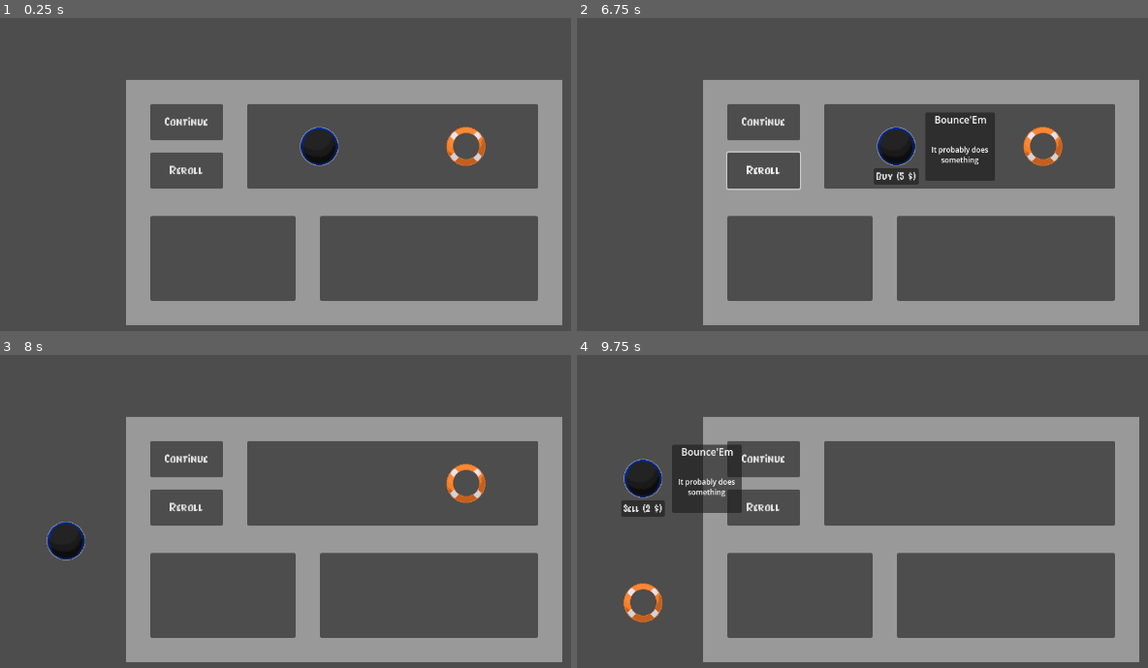
Above: before the commit, frames 1-4 (two rows, left to right).
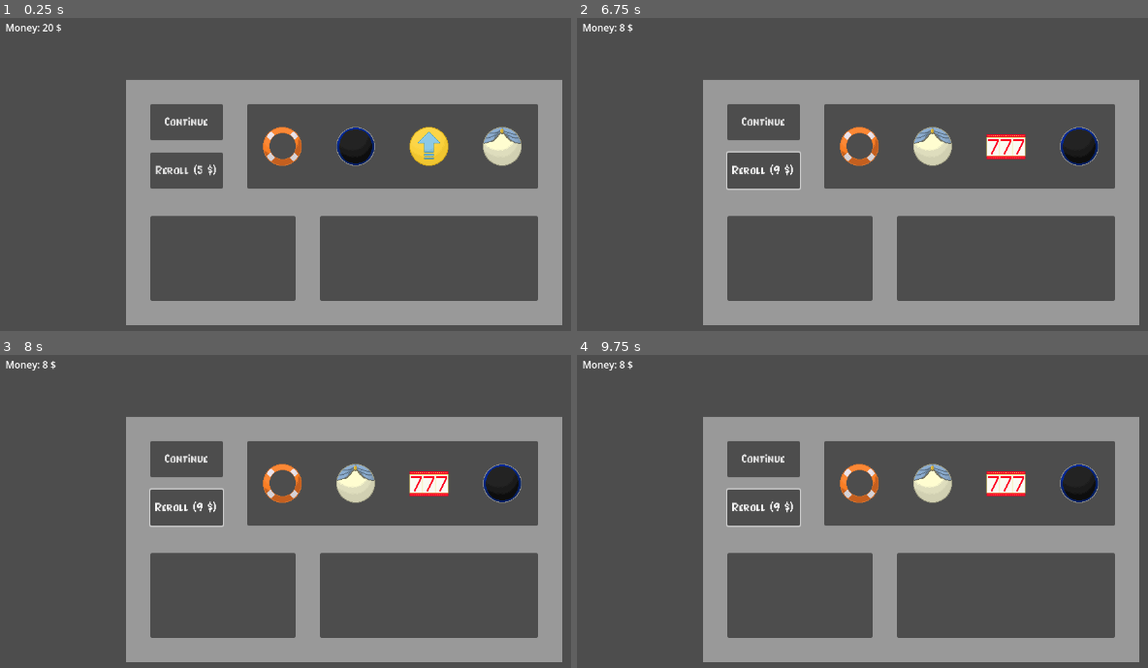
Above: after the commit, the same moments.

Repository: FiCeHo/Plink-go
Game: Godot game, scene res://shop/shop_screen.tscn
Same seed, same stepped clock (60 frames per second), same inputs: the game is played once before the commit and once after it. This scene is started directly instead of the project's main scene.
Inputs (mouse positions are in pixels of both pictures, inside the frame that each line leads up to):
- Up to frame 1 (0.25 s): no input
- Up to frame 2 (6.75 s): click "Reroll" (after the commit: "Reroll (5 $)") at 0.5 s; click "Reroll" (after the commit: "Reroll (7 $)") at 1.25 s; click "Reroll" (after the commit: "Reroll (9 $)") at 2 s; click "Continue" at 2.75 s; click "Continue" at 3.5 s; click "Reroll" (after the commit: "Reroll (9 $)") at 4.25 s; click "Continue" at 5 s; click "Reroll" (after the commit: "Reroll (9 $)") at 5.75 s; tap Enter at 6.5 s; move the mouse to (896, 146) at 6.52 s; click (896, 146) at 6.67 s
- Up to frame 3 (8 s): click (319, 514) at 7.25 s, where only the run before the commit has a clickable "Buy (5 $)"
- Up to frame 4 (9.75 s): tap Space at 8 s; move the mouse to (1045, 483) at 8.02 s; click (1045, 483) at 8.17 s; click (1045, 514) at 8.75 s, where only the run before the commit has a clickable "Buy (5 $)"; tap Enter at 9.5 s; move the mouse to (645, 477) at 9.52 s; click (645, 477) at 9.67 s

The runs differ from the first frame. In frame 1, 3.7% of the frame differs, in the area x 1-92%, y 1-51%; in frame 2, 5.9%; in frame 3, 3.8%; in frame 4, 6.7%, in the area x 1-92%, y 1-86%.

Commit message:
omegaprogress

Diff:
--- /dev/null
+++ b/plink-go!/perks/items/haggler.tres
@@ -0,0 +1,14 @@
+[gd_resource type="Resource" script_class="PerkData" load_steps=3 format=3 uid="uid://4llxpitktpjl"]
+
+[ext_resource type="Texture2D" uid="uid://bjeis7hrnddmk" path="res://assets/perks/HagglerPerk.png" id="1_74y23"]
+[ext_resource type="Script" uid="uid://7uoio7x1ilb0" path="res://perks/perk_data.gd" id="2_alpjf"]
+
+[resource]
+script = ExtResource("2_alpjf")
+id = "haggler"
+type = "perk"
+name = "Haggler"
+description = "Doubles the sell value of perks. Does not stack."
+icon = ExtResource("1_74y23")
+price = 7
+rarity = "uncommon"
--- /dev/null
+++ b/plink-go!/perks/items/havoc.tres
@@ -0,0 +1,14 @@
+[gd_resource type="Resource" script_class="PerkData" load_steps=3 format=3 uid="uid://cr8vci2htctp4"]
+
+[ext_resource type="Texture2D" uid="uid://q36wg3n7hfhe" path="res://assets/perks/HavocPerk.png" id="1_vh7ha"]
+[ext_resource type="Script" uid="uid://7uoio7x1ilb0" path="res://perks/perk_data.gd" id="2_ooyjr"]
+
+[resource]
+script = ExtResource("2_ooyjr")
+id = "havoc"
+type = "perk"
+name = "Havoc"
+description = "Allows perks to appear multiple times in the shop"
+icon = ExtResource("1_vh7ha")
+price = 11
+rarity = "epic"
--- /dev/null
+++ b/plink-go!/perks/items/jackpot.tres
@@ -0,0 +1,14 @@
+[gd_resource type="Resource" script_class="PerkData" load_steps=3 format=3 uid="uid://maudfdc2voj4"]
+
+[ext_resource type="Texture2D" uid="uid://c5lxqfm1ya8ec" path="res://assets/perks/JackpotPerk.png" id="1_7cus8"]
+[ext_resource type="Script" uid="uid://7uoio7x1ilb0" path="res://perks/perk_data.gd" id="2_drbya"]
+
+[resource]
+script = ExtResource("2_drbya")
+id = "jackpot"
+type = "perk"
+name = "Jackpot"
+description = "BIG WIN"
+icon = ExtResource("1_7cus8")
+price = 13
+rarity = "legendary"
--- /dev/null
+++ b/plink-go!/perks/items/point_booster.tres
@@ -0,0 +1,14 @@
+[gd_resource type="Resource" script_class="PerkData" load_steps=3 format=3 uid="uid://dd3fhcdduww3d"]
+
+[ext_resource type="Texture2D" uid="uid://b64psbu5fm4v5" path="res://assets/perks/PointBoosterPerk.png" id="1_xxopb"]
+[ext_resource type="Script" uid="uid://7uoio7x1ilb0" path="res://perks/perk_data.gd" id="2_m1owv"]
+
+[resource]
+script = ExtResource("2_m1owv")
+id = "point_booster"
+type = "perk"
+name = "Point Booster"
+description = "Boosts the points"
+icon = ExtResource("1_xxopb")
+price = 9
+rarity = "rare"
--- a/plink-go!/player_variables.gd
+++ b/plink-go!/player_variables.gd
@@ -2,6 +2,13 @@
 
 var ball_array = []
 var perk_array = []
+var money = 20
 
 func _init():
 	ball_array = Global.initial_ball_array
+
+func has_perk(perk_id: String) -> bool:
+	for perk in perk_array:
+		if perk.id == perk_id:
+			return true
+	return false
--- a/plink-go!/shop/shop_screen.gd
+++ b/plink-go!/shop/shop_screen.gd
@@ -9,24 +9,35 @@
 @onready var name_label = get_node("ShopPanel/ItemDetail/NameLabel")
 @onready var desc_label = get_node("ShopPanel/ItemDetail/DescriptionLabel")
 @onready var buy_button = get_node("ShopPanel/BuyButton")
+@onready var reroll_button = get_node("ShopPanel/RerollButton")
+@onready var money_label = get_node("MoneyLabel")
 
 @onready var perk_list = get_node("PlayerPerks")
 @onready var sell_button = get_node("SellButton")
 
+var reroll_cost = 5
+var perk_amount = 4
 var current_selected_item: Control = null
 var current_selected_type: String = ""
 var current_selected_data: Resource = null
 var selected_from_shop := false
 
 func _ready():
-	load_player_perks()
+	_load_player_perks()
 	var all_perks = ItemUtils.get_all_perks()
-	var perk_data_list = ItemUtils.pick_weighted_items(
-		all_perks,
-		2,
-		func(perk): return perk.rarity
-	)
-
+	var perk_data_list
+	if PlayerVariables.has_perk("havoc"):
+		perk_data_list = ItemUtils.pick_weighted_items_havoc(
+			all_perks,
+			perk_amount,
+			func(perk): return perk.rarity
+		)
+	else:
+		perk_data_list = ItemUtils.pick_weighted_items(
+			all_perks,
+			perk_amount,
+			func(perk): return perk.rarity
+		)
 	for perk_data in perk_data_list:
 		var item = ShowItem.spawn(perk_data, "perk")
 		item.set_meta("source", "shop")
@@ -36,6 +47,9 @@
 
 	buy_button.pressed.connect(_on_buy_button_pressed)
 	sell_button.pressed.connect(_on_sell_button_pressed)
+	reroll_button.text = "Reroll (%d $)" % reroll_cost
+	reroll_button.pressed.connect(_on_reroll_button_pressed)
+	_update_money_display()
 	buy_button.hide()  # Hide by default
 	details_panel.hide()
 	sell_button.hide()
@@ -86,7 +100,8 @@
 		buy_button.global_position = item_pos + Vector2(x_center_offset, 68)
 		buy_button.show()
 	else:
-		sell_button.text = "Sell (%d $)" % int(item_data.price * 0.5)
+		var sell_value = _get_sell_value(item_data)
+		sell_button.text = "Sell (%d $)" % sell_value
 		sell_button.size = sell_button.get_minimum_size()
 
 		var button_size = sell_button.size
@@ -101,26 +116,31 @@
 	if not current_selected_item:
 		return
 
-	if current_selected_type == "perk":
+	if current_selected_type == "perk" && PlayerVariables.money >= current_selected_data.price:
 		print("Bought perk:", current_selected_data.name)
+		PlayerVariables.money -= current_selected_data.price
+		_update_money_display()
 		PlayerVariables.perk_array.append(current_selected_data)
-
-	# Disable card
-	current_selected_item.get_node("TextureRect").visible = false
-	current_selected_item.mouse_filter = Control.MOUSE_FILTER_IGNORE
-
-	details_panel.hide()
-	buy_button.hide()
-	current_selected_item = null
-	current_selected_type = ""
-	current_selected_data = null
-
-	load_player_perks()
+			# Disable card
+		current_selected_item.get_node("TextureRect").visible = false
+		current_selected_item.mouse_filter = Control.MOUSE_FILTER_IGNORE
+
+		details_panel.hide()
+		buy_button.hide()
+		current_selected_item = null
+		current_selected_type = ""
+		current_selected_data = null
+
+		_load_player_perks()
+
 
 func _on_sell_button_pressed():
 	if current_selected_type == "perk" and current_selected_data:
 		if PlayerVariables.perk_array.has(current_selected_data):
+			var sell_value = _get_sell_value(current_selected_data)
 			PlayerVariables.perk_array.erase(current_selected_data)
+			PlayerVariables.money += sell_value
+			_update_money_display()
 			print("Sold:", current_selected_data.name)
 
 	# Clean up
@@ -133,9 +153,46 @@
 	details_panel.hide()
 	sell_button.hide()
 
-	load_player_perks()
-
-func load_player_perks():
+	_load_player_perks()
+
+func _on_reroll_button_pressed():
+	if PlayerVariables.money >= reroll_cost:
+		PlayerVariables.money -= reroll_cost
+		_update_money_display()
+		reroll_cost += 2
+		reroll_button.text = "Reroll (%d $)" % reroll_cost
+		_do_reroll()
+	else:
+		print("Not enough money to reroll!")
+
+func _do_reroll():
+	for child in perk_list_display.get_children():
+		child.queue_free()
+
+	var all_perks = ItemUtils.get_all_perks()
+	var perk_data_list
+	if PlayerVariables.has_perk("havoc"):
+		perk_data_list = ItemUtils.pick_weighted_items_havoc(
+			all_perks,
+			perk_amount,
+			func(perk): return perk.rarity
+		)
+	else:
+		perk_data_list = ItemUtils.pick_weighted_items(
+			all_perks,
+			perk_amount,
+			func(perk): return perk.rarity
+		)
+
+	for perk_data in perk_data_list:
+		var item = ShowItem.spawn(perk_data, "perk")
+		item.set_meta("source", "shop")
+		item.selected.connect(_on_item_selected)
+		perk_list_display.add_child(item)
+
+	print("Shop rerolled!")
+
+func _load_player_perks():
 	for child in perk_list.get_children():
 		child.queue_free()
 
@@ -145,3 +202,12 @@
 		item.selected.connect(_on_item_selected)
 		perk_list.add_child(item)
 		print("Spawned item is a:", item.get_class())
+
+func _update_money_display():
+	money_label.text = "Money: %d $" % PlayerVariables.money
+
+func _get_sell_value(item_data: Resource):
+	var value = int(item_data.price * 0.5)
+	if PlayerVariables.has_perk("haggler"):
+		value = value * 2
+	return value
--- a/plink-go!/shop/shop_screen.tscn
+++ b/plink-go!/shop/shop_screen.tscn
@@ -126,6 +126,7 @@
 text = "Reroll"
 
 [node name="ItemDetail" type="Panel" parent="ShopPanel"]
+z_index = 99
 layout_mode = 0
 offset_right = 115.0
 offset_bottom = 113.0
@@ -180,3 +181,10 @@
 offset_bottom = 7.0
 theme_override_fonts/font = ExtResource("2_td7g5")
 theme_override_font_sizes/font_size = 20
+
+[node name="MoneyLabel" type="Label" parent="."]
+layout_mode = 0
+offset_left = 81.0
+offset_top = 60.0
+offset_right = 121.0
+offset_bottom = 83.0
--- a/plink-go!/utils/item_utils.gd
+++ b/plink-go!/utils/item_utils.gd
@@ -41,7 +41,7 @@
 	return load_items_from_folder("res://modifiers/items")
 
 
-## 🎲 Pick N weighted items from a pool based on rarity
+## 🎲 Pick N weighted items from a pool based on rarity (excluding owned)
 static func pick_weighted_items(
 	pool: Array,
 	count: int,
@@ -52,8 +52,20 @@
 	var rng = RandomNumberGenerator.new()
 	rng.randomize()
 
-	while selected.size() < count and pool.size() > 0:
-		var remaining_pool = pool.filter(func(item): return not selected.has(item))
+	var owned_ids := PlayerVariables.perk_array.map(func(perk): return perk.id)
+
+	# Use a working pool of items the player doesn't own
+	var available_pool := pool.filter(func(item): return not owned_ids.has(item.id))
+
+	# Keep track of picked IDs to avoid repeats
+	var picked_ids := []
+
+	while selected.size() < count and available_pool.size() > 0:
+		# Only include items we haven't picked yet
+		var remaining_pool = available_pool.filter(func(item): return not picked_ids.has(item.id))
+		if remaining_pool.is_empty():
+			break
+
 		var weighted_pool: Array[Dictionary] = []
 
 		for item in remaining_pool:
@@ -64,16 +76,20 @@
 		var total_weight = 0
 		for entry in weighted_pool:
 			total_weight += entry.weight
+
 		var choice = rng.randi_range(1, total_weight)
 		var running_total = 0
 
 		for entry in weighted_pool:
 			running_total += entry.weight
 			if choice <= running_total:
-				selected.append(entry.item)
+				var picked = entry.item
+				selected.append(picked)
+				picked_ids.append(picked.id)  # ✅ Track ID, not object
 				break
 
 	return selected
+
 
 # Group items by rarity
 static func group_by_rarity(pool: Array, get_rarity_func: Callable) -> Dictionary:
@@ -90,3 +106,36 @@
 	var shuffled = pool.duplicate()
 	shuffled.shuffle()
 	return shuffled.slice(0, count)
+
+static func pick_weighted_items_havoc(
+	pool: Array,
+	count: int,
+	get_rarity_func: Callable,
+	rarity_weights := default_rarity_weights
+) -> Array:
+	var selected: Array = []
+	var rng = RandomNumberGenerator.new()
+	rng.randomize()
+
+	while selected.size() < count and pool.size() > 0:
+		var weighted_pool: Array[Dictionary] = []
+
+		for item in pool:
+			var rarity = get_rarity_func.call(item)
+			var weight = rarity_weights.get(rarity, 1)
+			weighted_pool.append({ "item": item, "weight": weight })
+
+		var total_weight = 0
+		for entry in weighted_pool:
+			total_weight += entry.weight
+
+		var choice = rng.randi_range(1, total_weight)
+		var running_total = 0
+
+		for entry in weighted_pool:
+			running_total += entry.weight
+			if choice <= running_total:
+				selected.append(entry.item)
+				break
+
+	return selected
Binary file added: plink-go!/assets/perks/HagglerPerk.png
Not shown, added: plink-go!/assets/perks/HagglerPerk.png.import
Binary file added: plink-go!/assets/perks/HavocPerk.png
Not shown, added: plink-go!/assets/perks/HavocPerk.png.import
Binary file added: plink-go!/assets/perks/JackpotPerk.png
Not shown, added: plink-go!/assets/perks/JackpotPerk.png.import
Binary file added: plink-go!/assets/perks/PointBoosterPerk.png
Not shown, added: plink-go!/assets/perks/PointBoosterPerk.png.import
